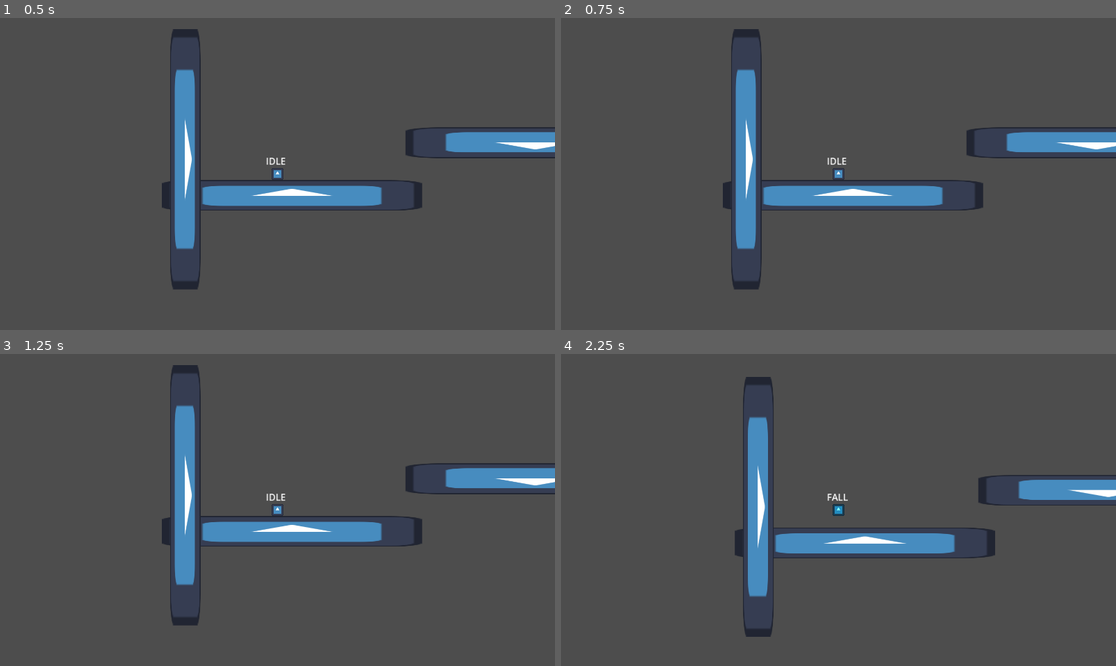
Above: before the commit, frames 1-4 (two rows, left to right).
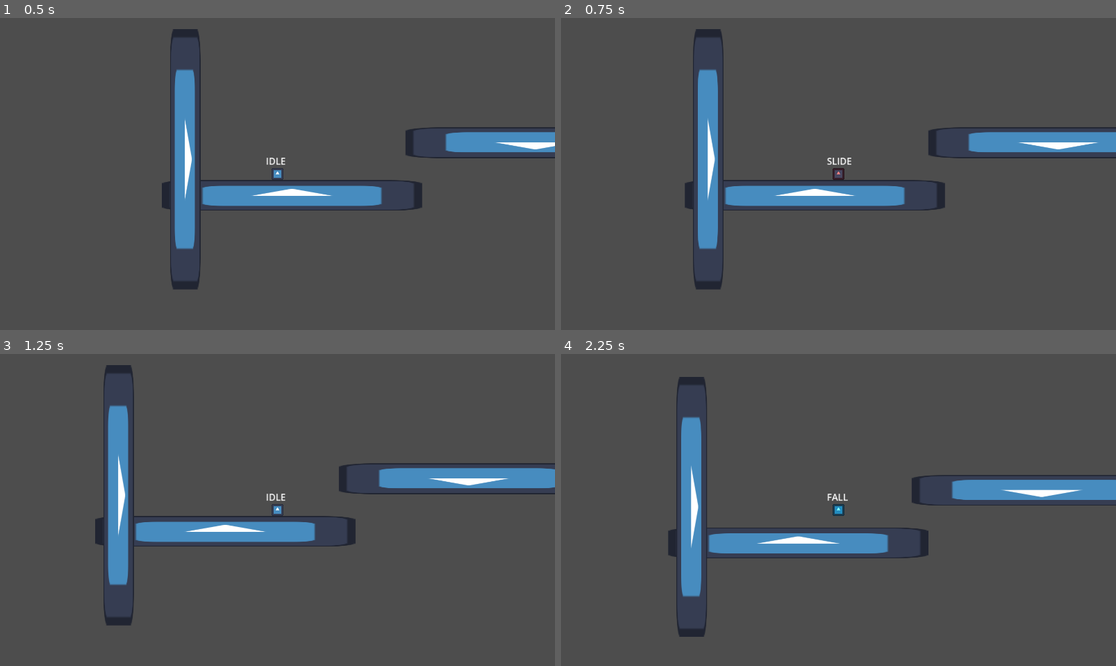
Above: after the commit, the same moments.

Repository: ski-freak/AtniaMania
Game: Godot game, scene res://scenes/environment/world.tscn
The game is run twice, just before and just after one commit, with the same random seed, the same clock (stepped at 60 frames per second) and the same inputs. This scene is started directly instead of the project's main scene. The engine's default icon, where the game draws it, is replaced by a stand-in: a white triangle on a blue panel in a dark square.
Inputs:
- Up to frame 1 (0.5 s): no input
- Up to frame 2 (0.75 s): tap Enter at 0.5 s; hold Up (MoveUp) from 0.53 s (still down); hold Z (Climb, bound only before the commit) from 0.53 s (still down)
- Up to frame 3 (1.25 s): keep holding Up (MoveUp); keep holding Z (Climb, bound only before the commit); tap Space (Jump) at 0.77 s
- Up to frame 4 (2.25 s): release Z (Climb, bound only before the commit) at 1.28 s; tap F (Dash) at 1.35 s; tap Space (Jump) at 1.52 s; release Up (MoveUp) at 2.03 s; hold Left (MoveLeft) from 2.03 s (still down); hold Z (Climb, bound only before the commit) from 2.03 s (still down)

Frame 1 is identical in both runs. In frame 2, 7.9% of the frame differs, in the area x 22-100%, y 3-88%; in frame 3, 9.0%, in the area x 17-100%, y 3-88%; in frame 4, 8.7%.

Commit message:
poorly done slide mechanic

Diff:
--- a/project.godot
+++ b/project.godot
@@ -31,9 +31,7 @@
 }
 Climb={
 "deadzone": 0.2,
-"events": [Object(InputEventJoypadButton,"resource_local_to_scene":false,"resource_name":"","device":-1,"button_index":9,"pressure":0.0,"pressed":true,"script":null)
-, Object(InputEventKey,"resource_local_to_scene":false,"resource_name":"","device":-1,"window_id":0,"alt_pressed":false,"shift_pressed":false,"ctrl_pressed":false,"meta_pressed":false,"pressed":false,"keycode":0,"physical_keycode":90,"key_label":0,"unicode":122,"location":0,"echo":false,"script":null)
-]
+"events": []
 }
 Dash={
 "deadzone": 0.2,
@@ -69,6 +67,12 @@
 , Object(InputEventKey,"resource_local_to_scene":false,"resource_name":"","device":-1,"window_id":0,"alt_pressed":false …(182 unchanged characters)…
 ]
 }
+Slide={
+"deadzone": 0.2,
+"events": [Object(InputEventKey,"resource_local_to_scene":false,"resource_name":"","device":-1,"window_id":0,"alt_pressed":false,"shift_pressed":false,"ctrl_pressed":false,"meta_pressed":false,"pressed":false,"keycode":0,"physical_keycode":90,"key_label":0,"unicode":122,"location":0,"echo":false,"script":null)
+, Object(InputEventJoypadButton,"resource_local_to_scene":false,"resource_name":"","device":-1,"button_index":9,"pressure":0.0,"pressed":true,"script":null)
+]
+}
 
 [rendering]
 
--- a/scenes/entities/player/DASH.gd
+++ b/scenes/entities/player/DASH.gd
@@ -19,7 +19,10 @@
 			Player.velocity.y = Player.velocity.y * DashExitUpMult
 		dashing = false
 		if Player.is_on_floor():
-			return STATES.MOVE
+			if Player.slide_input and Player.slide_input_lock == false:
+				return STATES.SLIDE
+			else:
+				return STATES.MOVE
 		else:
 			return STATES.FALL
 	Player.upward_corner_correction(7)
--- a/scenes/entities/player/IDLE.gd
+++ b/scenes/entities/player/IDLE.gd
@@ -6,10 +6,12 @@
 	player_movement()
 	if Player.jump_input and Player.jump_buffer_counter > 0:
 		return STATES.JUMP
+	if Player.velocity.y >0:
+		return STATES.FALL
+	if Player.slide_input and Player.slide_input_lock == false:
+		return STATES.SLIDE
 	if Player.movement_input.x != 0:
 		return STATES.MOVE
-	if Player.velocity.y >0:
-		return STATES.FALL
 	if Player.dash_input and Player.can_dash: # this is if true
 		return STATES.DASH
 	return null
--- a/scenes/entities/player/JUMP.gd
+++ b/scenes/entities/player/JUMP.gd
@@ -14,10 +14,11 @@
 	return null
 func enter_state():
 	print("JUMP STATE")
+	Player.can_dash = true
 	Player.velocity.y = Player.Jump_Velocity # this reaches into the Player script and edits its y velocity
-	if Player.velocity.x >0 and Player.movement_input.x > 0:
+	if Player.movement_input.x > 0: # Player.velocity.x >0 and
 		Player.velocity.x += Player.Jump_xSpeed
-	elif Player.velocity.x <0 and Player.movement_input.x < 0:
+	elif Player.movement_input.x < 0: # Player.velocity.x <0 and
 		Player.velocity.x -= Player.Jump_xSpeed
 	jump_frame_countdown = min_shorthop_frames
 	print(Player.Jump_Velocity)
--- a/scenes/entities/player/MOVE.gd
+++ b/scenes/entities/player/MOVE.gd
@@ -6,6 +6,8 @@
 	player_movement() # This works because we extend state.gd where the player_movement function lives.
 	if Player.jump_input and Player.jump_buffer_counter > 0:
 		return STATES.JUMP
+	if Player.slide_input and Player.slide_input_lock == false:
+		return STATES.SLIDE
 	if Player.velocity.x == 0:
 		return STATES.IDLE
 	if Player.velocity.y > 0:
--- a/scenes/entities/player/Player.gd
+++ b/scenes/entities/player/Player.gd
@@ -9,6 +9,9 @@
 var jump_input_actuation = false
 var climb_input = false
 var dash_input = false
+var slide_input = false
+var slide_input_actuation = false
+var slide_input_lock = false
 
 # player_movement
 #const SPEED = 200.0
@@ -26,7 +29,7 @@
 @export var Ground_Accel: float = 34.0
 @export var Ground_Friction: float = 67.0
 @export var Air_Accel: float = 16.0
-@export var Air_Friction: float = 28.0
+@export var Air_Friction: float = 24.0
 @export var Air_Lowered_Friction: float = 6.0
 #@export var Jump_Distance: float = 120.0
 #var Speed: float = 5.0
@@ -42,7 +45,8 @@
 # Buffering
 var jump_buffer_frames = 5
 var jump_buffer_counter = 0
-
+var slide_buffer_frames = 5
+var slide_buffer_counter = 0
 
 # Nodes
 # Collects the states from the STATES.gd script and chucks them in a variable?
@@ -144,11 +148,17 @@
 	jump_input_actuation = Input.is_action_just_pressed("Jump")
 	climb_input = Input.is_action_pressed("Climb")
 	dash_input = Input.is_action_just_pressed("Dash")
+	slide_input = Input.is_action_pressed("Slide")
+	slide_input_actuation = Input.is_action_just_pressed("Slide")
 	# Handle jump buffering
 	if jump_input_actuation:
 		jump_buffer_counter = jump_buffer_frames
 	elif jump_buffer_counter > 0:
 		jump_buffer_counter -= 1
+	# Handle slide lock
+	if slide_input_actuation:
+		slide_input_lock = false
+
 
 func upward_corner_correction(amount: int):
 	var delta = get_physics_process_delta_time()
--- a/scenes/entities/player/Player.tscn
+++ b/scenes/entities/player/Player.tscn
@@ -10,6 +10,7 @@
 [ext_resource type="PackedScene" uid="uid://chk2lnjhfnbmr" path="res://scenes/entities/player/MOVE.tscn" id="6_rqk8h"]
 [ext_resource type="PackedScene" uid="uid://bo37kg2guwbhp" path="res://scenes/entities/player/WALLSLIDE.tscn" id="9_rqk8h"]
 [ext_resource type="PackedScene" uid="uid://dy8qi8mxymlr0" path="res://scenes/entities/player/BOUNCE.tscn" id="10_20ow7"]
+[ext_resource type="PackedScene" uid="uid://f1ywvpsonury" path="res://scenes/entities/player/SLIDE.tscn" id="11_ujgbh"]
 
 [sub_resource type="RectangleShape2D" id="RectangleShape2D_xf0fo"]
 
@@ -46,6 +47,11 @@
 [node name="WALLSLIDE" parent="STATES" instance=ExtResource("9_rqk8h")]
 
 [node name="BOUNCE" parent="STATES" instance=ExtResource("10_20ow7")]
+
+[node name="SLIDE" parent="STATES" instance=ExtResource("11_ujgbh")]
+min_slide_speed = 200.0
+slide_speed_boost = 200.0
+slide_friction = 10.0
 
 [node name="Label" type="Label" parent="."]
 offset_left = -20.0
--- /dev/null
+++ b/scenes/entities/player/SLIDE.gd
@@ -0,0 +1,65 @@
+extends "state.gd"
+
+@export var min_slide_speed = 200.0
+@export var slide_speed_boost = 200.0
+@export var slide_accel_duration_frames = 6 # Determines how long the slide is
+#@export var slide_accel_distance = 60
+@export var slide_friction = 10.0
+@export var slide_cooldown_timer: Timer
+
+var sliding = false
+var slide_direction = Vector2.ZERO
+var slide_frame_counter = 0 # Used to ensure the slide lasts the correct amount of time.
+var slide_start_speed = 200.0
+var slide_accel = slide_speed_boost / slide_accel_duration_frames
+
+func update(delta):
+	slide_frame_counter += 1
+	if slide_frame_counter <= slide_accel_duration_frames:
+		if slide_direction == Vector2.RIGHT:
+			Player.velocity.x += slide_accel
+		elif slide_direction == Vector2.LEFT:
+			Player.velocity.x -= slide_accel
+	else:
+		# Friction
+		if Player.velocity.x > 0:
+			Player.velocity.x = max(Player.velocity.x - slide_friction, 0)
+		elif Player.velocity.x < 0:
+			Player.velocity.x = min(Player.velocity.x + slide_friction, 0)
+	if Player.jump_input and Player.jump_buffer_counter > 0:
+		return STATES.JUMP
+	if Player.dash_input and Player.can_dash:
+		return STATES.DASH
+	if Player.velocity == Vector2.ZERO or not Player.slide_input:
+		sliding = false
+	if !sliding:
+		if Player.is_on_floor():
+			return STATES.MOVE
+		else:
+			return STATES.FALL
+func enter_state():
+	print("SLIDE STATE")
+	print("Slide accel: ", slide_accel)
+	sliding = true
+	Player.slide_input_lock = true
+	slide_frame_counter = 0 # Reset counter each time slide starts
+	if Player.movement_input.x > 0:
+		slide_direction = Vector2.RIGHT
+	elif Player.movement_input.x < 0:
+		slide_direction = Vector2.LEFT
+	elif Player.movement_input.x == 0:
+		slide_direction = Player.last_direction
+	if slide_direction == Vector2.RIGHT:
+		Player.velocity.x = max(min_slide_speed, Player.velocity.x)
+	elif slide_direction == Vector2.LEFT:
+		Player.velocity.x = min(-min_slide_speed, Player.velocity.x)
+	slide_start_speed = Player.velocity.x
+
+		# --- Set sprite color for dash ---
+	Player.get_node("PlayerSprite2D").modulate = Color(1, 0.5, 0.5)
+  # reddish tint for dash
+
+func exit_state():
+	sliding = false
+	Player.get_node("PlayerSprite2D").modulate = Color(0.5, 1.0, 1.0)
+  # back to normal
--- /dev/null
+++ b/scenes/entities/player/SLIDE.tscn
@@ -0,0 +1,14 @@
+[gd_scene load_steps=2 format=3 uid="uid://f1ywvpsonury"]
+
+[ext_resource type="Script" uid="uid://chuy37t01swso" path="res://scenes/entities/player/SLIDE.gd" id="1_hgtf2"]
+
+[node name="SLIDE" type="Node"]
+script = ExtResource("1_hgtf2")
+min_slide_speed = null
+slide_speed_boost = null
+slide_accel_distance = null
+slide_friction = null
+
+[node name="Timer" type="Timer" parent="."]
+process_callback = 0
+wait_time = 0.2
--- a/scenes/entities/player/STATES.gd
+++ b/scenes/entities/player/STATES.gd
@@ -4,10 +4,10 @@
 @onready var MOVE = $MOVE
 @onready var JUMP = $JUMP
 @onready var FALL = $FALL
-# Not added yet
 @onready var DASH = $DASH
 @onready var WALLSLIDE = $WALLSLIDE
 @onready var BOUNCE = $BOUNCE
+@onready var SLIDE = $SLIDE
 #@onready var CLIMB = $CLIMB
 
 # Called when the node enters the scene tree for the first time.
Not shown: 1 places in scenes/entities/player/Player.tscn that only renumber resources
Not shown, added: scenes/entities/player/SLIDE.gd.uid
